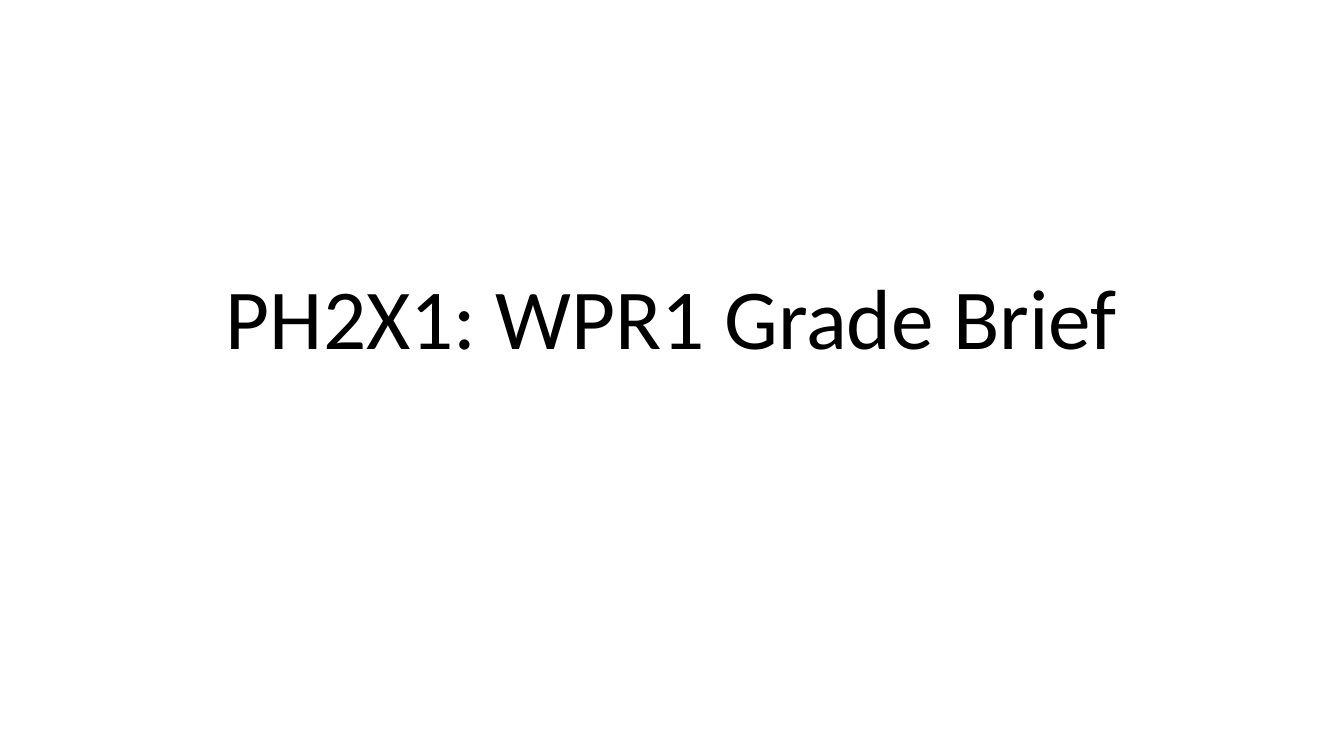
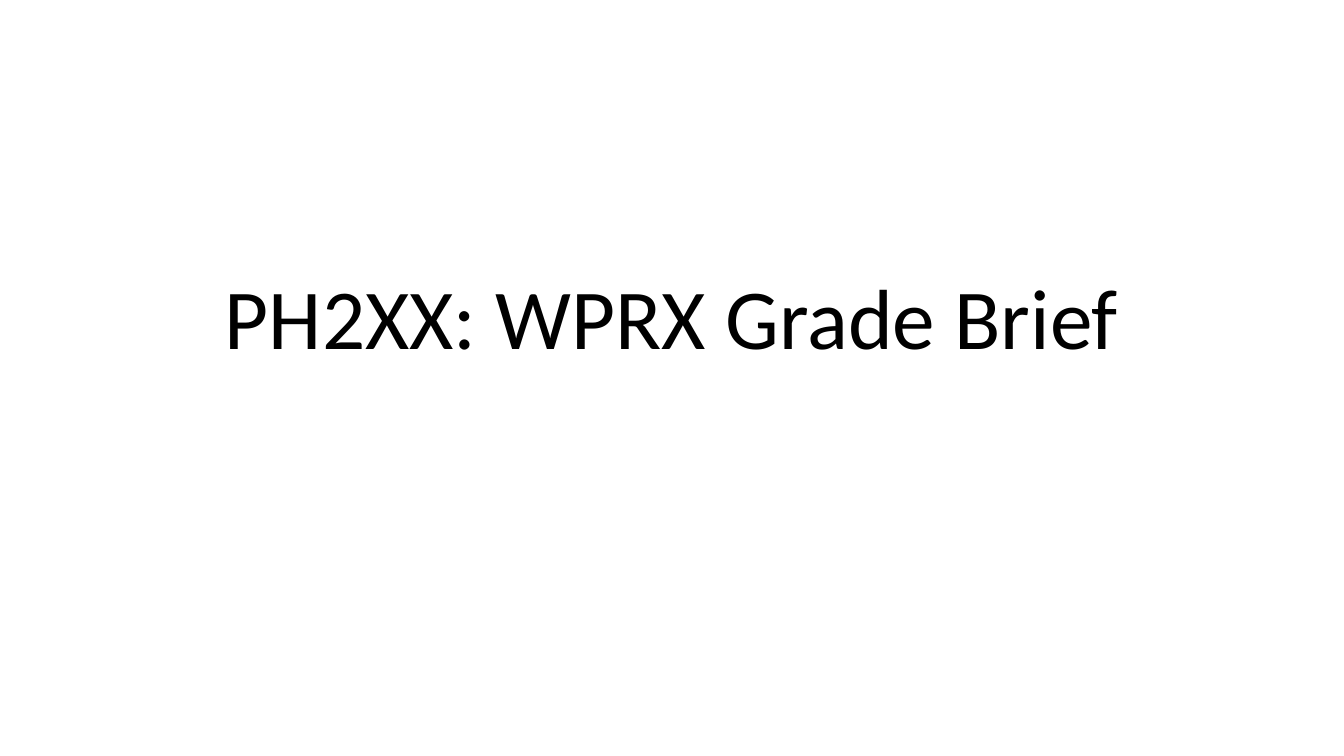
Before and after one commit to kfilip10/grade-analysis-tool-win, a slide deck: slide 1 of shiny/test.pptx. Drawn at 1344x756 pixels with LibreOffice and Linux fonts; fonts in the diff are those of the drawing. Boxes give left, top, right and bottom in pixels: in the first picture for what was removed or moved away, otherwise in the second. Text is boxed around its words. In the diff, an @@ line names an element or a change of style, - is before the commit and + after.

Commit message:
working ppt brief, still in debug mode

```diff
--- a/shiny/test.pptx
+++ b/shiny/test.pptx
@@ title at [225,289,1118,350]: text changed @@
-PH2X1: WPR1 Grade Brief
+PH2XX: WPRX Grade Brief
```
Also in this commit, not shown: 10 other slides changed, 6 slides added, 40 other files.
